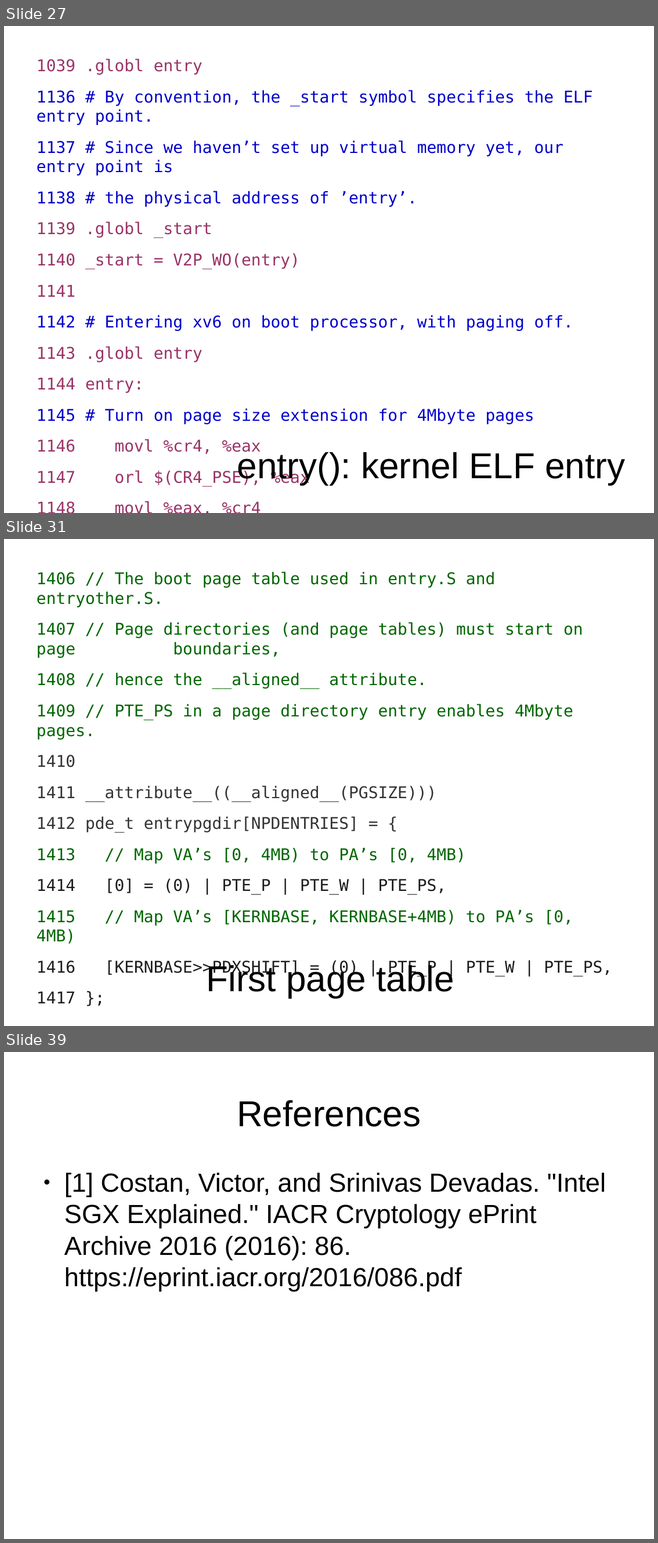
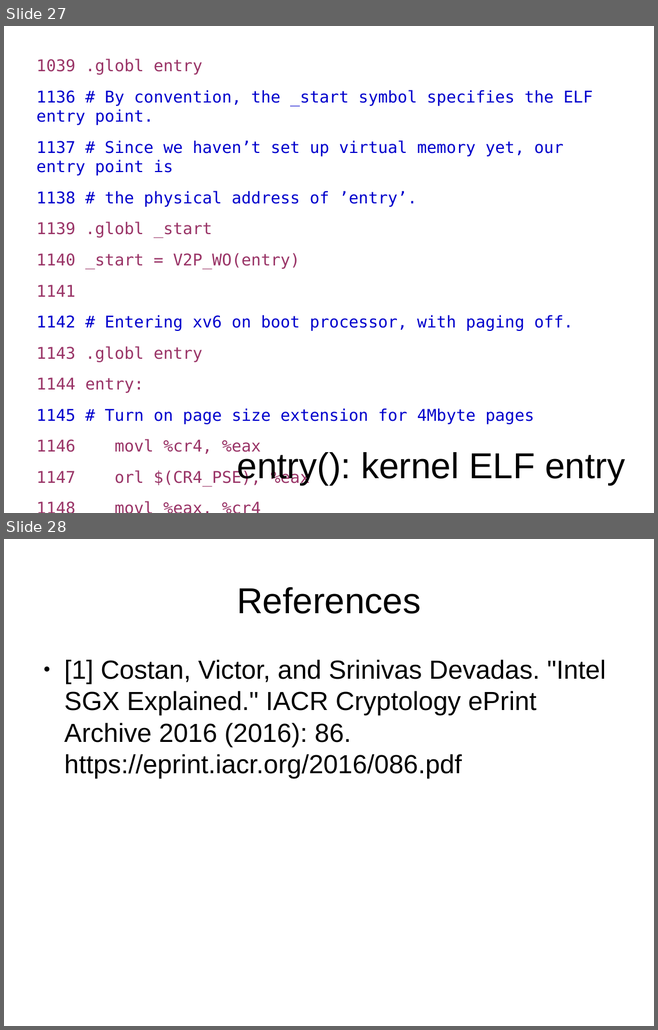
Before and after one commit to antonburtsev/cs5460, a slide deck: lectures/lecture07-system-boot/lecture07-system-boot.odp. Shown one above the other, each under a label of ours: slides 27, 31 and 39 before the commit, slides 27 and 28 after it; the slides between them are not shown. The pictures are 658x1543 and 658x1030 pixels, drawn with LibreOffice and Linux fonts; fonts in the diff are those of the drawing. Boxes give left, top, right and bottom in pixels: in the first picture for what was removed or moved away, otherwise in the second. Text is boxed around its words. In the diff, an @@ line names an element or a change of style, - is before the commit and + after.

Commit message:
Lecture 09 -- Finishing kernel boot

```diff
--- a/lectures/lecture07-system-boot/lecture07-system-boot.odp
+++ b/lectures/lecture07-system-boot/lecture07-system-boot.odp
@@ slide 31 removed at [4, 539, 654, 1026], background #FFFFFF @@
@@ text removed at [36, 571, 612, 1004] @@
-1406 // The boot page table used in entry.S and entryother.S.
-1407 // Page directories (and page tables) must start on page boundaries,
-1408 // hence the __aligned__ attribute.
-1409 // PTE_PS in a page directory entry enables 4Mbyte pages.
-1410
-1411 __attribute__((__aligned__(PGSIZE)))
-1412 pde_t entrypgdir[NPDENTRIES] = {
-1413 // Map VA’s [0, 4MB) to PA’s [0, 4MB)
-1414 [0] = (0) | PTE_P | PTE_W | PTE_PS,
-1415 // Map VA’s [KERNBASE, KERNBASE+4MB) to PA’s [0, 4MB)
-1416 [KERNBASE>>PDXSHIFT] = (0) | PTE_P | PTE_W | PTE_PS,
-1417 };
@@ title removed at [206, 963, 455, 998] @@
-First page table
@@ what was slide 39 is now slide 28 @@
```
Also in this commit, not shown: 10 other slides removed, 6 other files.
